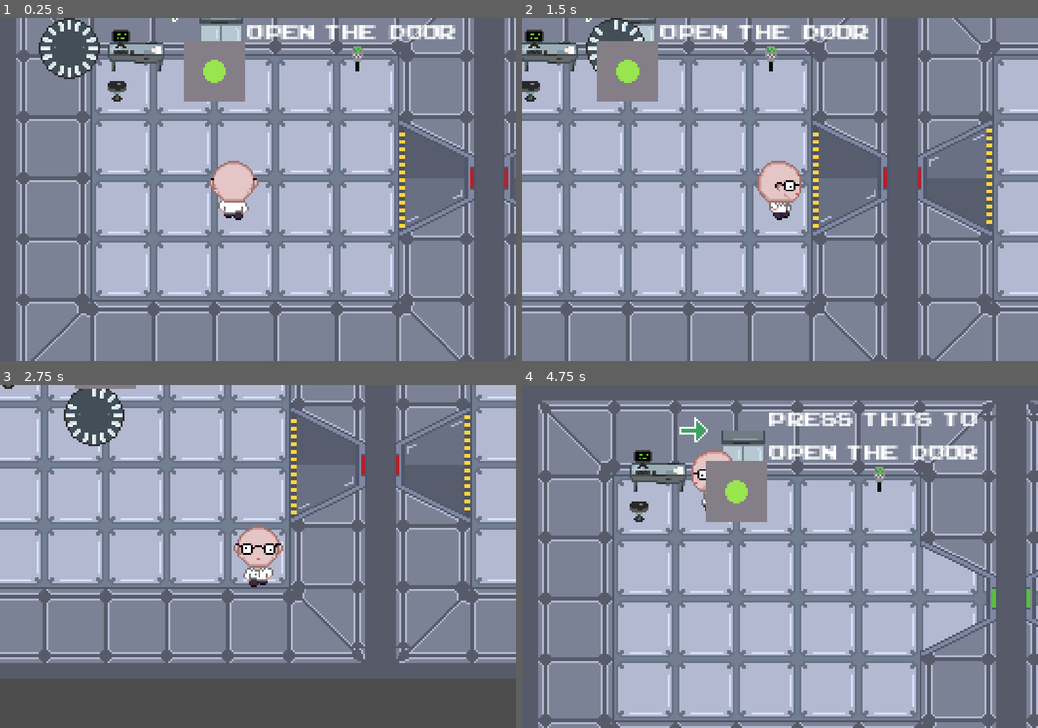
Above: before the commit, frames 1-4 (two rows, left to right).
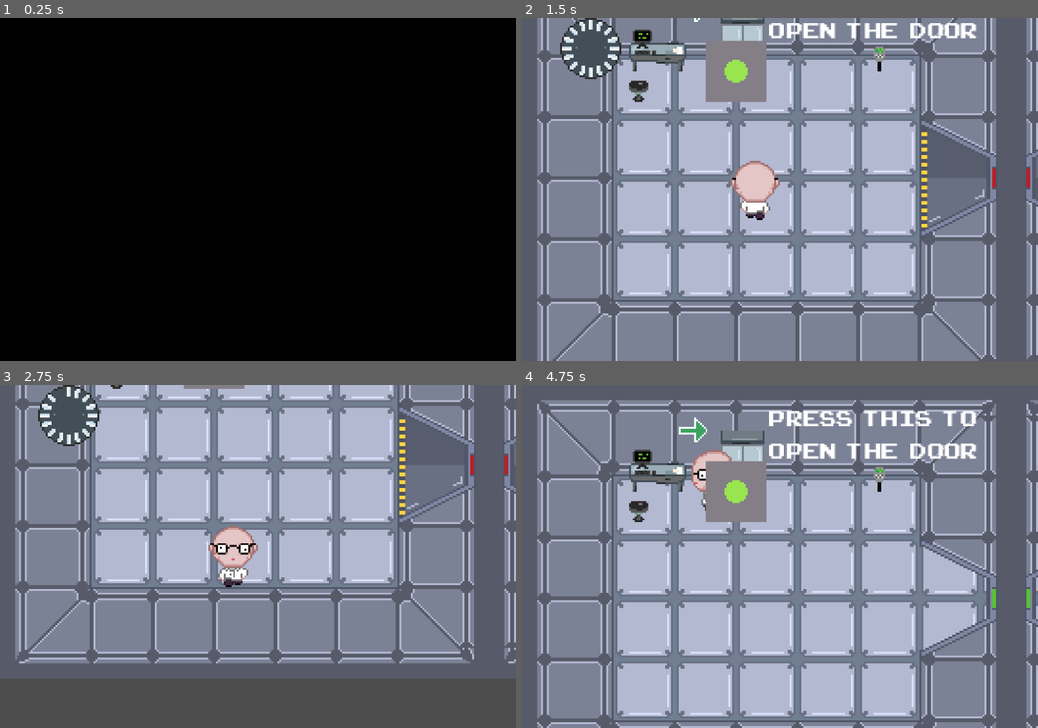
Above: after the commit, the same moments.

Repository: Pi-pol/Tachyon-race
Game: Godot game, scene res://Scenes/title.tscn
The game is run twice, just before and just after one commit, with the same random seed, the same clock (stepped at 60 frames per second) and the same inputs. Before the commit the project starts from res://Scenes/1stlevel.tscn.
Inputs (mouse positions are in pixels of both pictures, inside the frame that each line leads up to):
- Up to frame 1 (0.25 s): no input
- Up to frame 2 (1.5 s): tap Enter at 0.5 s; move the mouse to (893, 172) at 0.52 s; hold Right (ui_right) 0.53-1.25 s; tap E at 0.6 s; click (893, 172) at 0.67 s; click (780, 162) at 1.27 s
- Up to frame 3 (2.75 s): tap Space at 2 s; move the mouse to (154, 573) at 2.02 s; hold Down (ui_down) from 2.03 s (still down); tap K at 2.1 s
- Up to frame 4 (4.75 s): move the mouse to (831, 481) at 2.77 s; release Down (ui_down) at 2.78 s; hold Right (ui_right) 2.78-3.53 s; tap E at 2.85, 4.35 s; move the mouse to (754, 625) at 3.52 s; hold Up (ui_up) 3.53-4.28 s; tap K at 3.6 s; click (754, 625) at 3.67 s; tap Enter at 4.25 s; move the mouse to (934, 607) at 4.27 s; hold Left (ui_left) from 4.28 s (still down)

The runs differ from the first frame. In frame 1, 100% of the frame differs, in the area x 0-100%, y 0-100%; in frame 2, 58%; in frame 3, 45%; in frame 4, 5.8%.

Commit message:
commit Nie działa dalej rect

Diff:
--- a/Scenes/1stlevel.tscn
+++ b/Scenes/1stlevel.tscn
@@ -11,10 +11,8 @@
 [ext_resource type="PackedScene" uid="uid://byvm3u2388a0w" path="res://Scenes/button_game.tscn" id="6_4hc3a"]
 [ext_resource type="Script" path="res://Scenes/fuel_loader.gd" id="7_3apam"]
 [ext_resource type="Script" path="res://Scripts/ButtonGame2.gd" id="7_6f5of"]
-[ext_resource type="PackedScene" uid="uid://deoer7bynwll4" path="res://Scenes/base_tilemap.tscn" id="7_fkt6h"]
+[ext_resource type="PackedScene" path="res://Scenes/base_tilemap.tscn" id="7_fkt6h"]
 [ext_resource type="Script" path="res://Scenes/wiredActionField.gd" id="7_j28ma"]
-[ext_resource type="PackedScene" uid="uid://bea2qh6ew34b6" path="res://Scenes/doors_tilemap.tscn" id="8_k6orn"]
-[ext_resource type="PackedScene" path="res://Scenes/base_tilemap.tscn" id="7_fkt6h"]
 [ext_resource type="Script" path="res://Scenes/fuel_supply.gd" id="8_20lrw"]
 [ext_resource type="PackedScene" path="res://Scenes/doors_tilemap.tscn" id="8_k6orn"]
 [ext_resource type="Script" path="res://Scripts/door_script.gd" id="9_qrhr4"]
@@ -26,7 +24,9 @@
 [ext_resource type="Texture2D" uid="uid://cehd5gmordpem" path="res://Assets/Furniture2.png" id="12_oajyf"]
 [ext_resource type="AudioStream" uid="uid://bmmbw504m5ym0" path="res://Assets/SFX/door.wav" id="13_jtfjq"]
 [ext_resource type="PackedScene" uid="uid://bobhlkyxttsem" path="res://Scenes/item.tscn" id="13_l8ngd"]
+[ext_resource type="Script" path="res://Scripts/Camera2D.gd" id="17_wy7op"]
 [ext_resource type="AudioStream" uid="uid://sdot0hbnwsdv" path="res://Assets/SFX/theme.wav" id="18_8dxdt"]
+[ext_resource type="Script" path="res://Scripts/ColorRect.gd" id="19_d6gus"]
 [ext_resource type="PackedScene" uid="uid://oam176p0dnbq" path="res://Scenes/wires.tscn" id="19_tsrxe"]
 
 [sub_resource type="Shader" id="Shader_xmui1"]
@@ -177,11 +177,40 @@
 "update": 1,
 "values": [16]
 }
+tracks/1/type = "value"
+tracks/1/imported = false
+tracks/1/enabled = true
+tracks/1/path = NodePath("ColorRect:color")
+tracks/1/interp = 1
+tracks/1/loop_wrap = true
+tracks/1/keys = {
+"times": PackedFloat32Array(0),
+"transitions": PackedFloat32Array(1),
+"update": 0,
+"values": [Color(1, 1, 1, 0)]
+}
+
+[sub_resource type="Animation" id="Animation_jnag4"]
+resource_name = "boom"
+length = 4.0
+tracks/0/type = "value"
+tracks/0/imported = false
+tracks/0/enabled = true
+tracks/0/path = NodePath("ColorRect:color")
+tracks/0/interp = 1
+tracks/0/loop_wrap = true
+tracks/0/keys = {
+"times": PackedFloat32Array(0, 3.9),
+"transitions": PackedFloat32Array(1, 1),
+"update": 0,
+"values": [Color(1, 1, 1, 0), Color(1, 1, 1, 1)]
+}
 
 [sub_resource type="AnimationLibrary" id="AnimationLibrary_6w8fq"]
 _data = {
 "ClockAnim": SubResource("Animation_ekvhq"),
-"RESET": SubResource("Animation_d61jl")
+"RESET": SubResource("Animation_d61jl"),
+"boom": SubResource("Animation_jnag4")
 }
 
 [sub_resource type="RectangleShape2D" id="RectangleShape2D_84ht8"]
@@ -278,6 +307,7 @@
 position_smoothing_enabled = true
 position_smoothing_speed = 18.0
 editor_draw_limits = true
+script = ExtResource("17_wy7op")
 
 [node name="AnimationClock" type="AnimationPlayer" parent="TileMap/Player/Camera2D"]
 libraries = {
@@ -289,6 +319,15 @@
 texture = ExtResource("12_oajyf")
 hframes = 17
 frame = 16
+
+[node name="ColorRect" type="ColorRect" parent="TileMap/Player/Camera2D"]
+z_index = 5
+offset_left = -255.0
+offset_top = -139.0
+offset_right = 327.0
+offset_bottom = 201.0
+color = Color(1, 1, 1, 0)
+script = ExtResource("19_d6gus")
 
 [node name="action_emmiter" parent="TileMap/Player" instance=ExtResource("2_pu3r0")]
 
@@ -338,6 +377,7 @@
 [connection signal="door_button_pressed" from="ButtonGame" to="DoorsTilemap" method="_on_button_game_door_button_pressed"]
 [connection signal="taken_fuel" from="ButtonGame4" to="TileMap/Player" method="_on_button_game_4_taken_fuel"]
 [connection signal="ItemPickupArea" from="ButtonGame3" to="TileMap/Player" method="_on_button_game_3_item_pickup_area"]
+[connection signal="cameraDead" from="TileMap/Player" to="TileMap/Player/Camera2D/ColorRect" method="_on_player_camera_dead"]
 [connection signal="has_fuel" from="TileMap/Player" to="ButtonGame4" method="_on_player_has_fuel"]
 [connection signal="has_keycard" from="TileMap/Player" to="ButtonGame2" method="_on_player_has_keycard"]
 [connection signal="itemCollected" from="item" to="TileMap/Player" method="_on_item_item_collected"]
--- a/Scenes/gamestory.tscn
+++ b/Scenes/gamestory.tscn
@@ -1,8 +1,3 @@
-[gd_scene load_steps=2 format=3 uid="uid://dv64q5pg2nnio"]
-
-[ext_resource type="Texture2D" uid="uid://djdjlpshcfknr" path="res://Assets/animation.png" id="1_ph25d"]
+[gd_scene format=3 uid="uid://0iu05twgaotd"]
 
 [node name="gamestory" type="Node2D"]
-
-[node name="Sprite2D" type="Sprite2D" parent="."]
-texture = ExtResource("1_ph25d")
--- a/Scripts/1stlevel.gd
+++ b/Scripts/1stlevel.gd
@@ -4,3 +4,4 @@
 # Called when the node enters the scene tree for the first time.
 func _ready():
 	$AudioStreamPlayer2D.play()
+	get_tree().create_timer(5).timeout
--- /dev/null
+++ b/Scripts/Camera2D.gd
@@ -0,0 +1,4 @@
+extends Camera2D
+
+
+# Called when the node enters the scene tree for the first time.
--- /dev/null
+++ b/Scripts/ColorRect.gd
@@ -0,0 +1,9 @@
+extends ColorRect
+var hasended =false
+func _process(delta):
+	if (hasended):
+		modulate.a -=1
+
+
+func _on_player_camera_dead():
+	hasended =true
--- a/Scripts/Player.gd
+++ b/Scripts/Player.gd
@@ -7,6 +7,7 @@
 
 signal has_keycard(bool)
 signal has_fuel(bool)
+signal cameraDead()
 
 @onready var alive = true
 @onready var steps = []
@@ -19,9 +20,10 @@
 	animation_clock.play("ClockAnim")
 	if time <= 0 and alive:
 		print("kms due to time")
+		cameraDead.emit()
 		alive = false
 		if not alive:
-			animationTree.set("parameters/kys/blend_position", Vector2(0, 0))
+
 			return
 	steps.append(position)
 	time -= delta
--- a/Scripts/Title.gd
+++ b/Scripts/Title.gd
@@ -27,7 +27,7 @@
 	AudioServer.set_bus_mute(0, whole_settings["volume"] < 0.05)
 
 	animation_intro.play("Fade_in")
-	get_tree().create_timer(3).timeout.connect(fade_out)
+
 
 func fade_out():
 	animation_intro.play("fade_out")
--- a/project.godot
+++ b/project.godot
@@ -11,7 +11,7 @@
 [application]
 
 config/name="Tachyon-race"
-run/main_scene="res://Scenes/1stlevel.tscn"
+run/main_scene="res://Scenes/title.tscn"
 config/features=PackedStringArray("4.2", "Forward Plus")
 config/icon="res://icon.svg"
 
Not shown: 1 places in Scenes/1stlevel.tscn that only renumber resources
